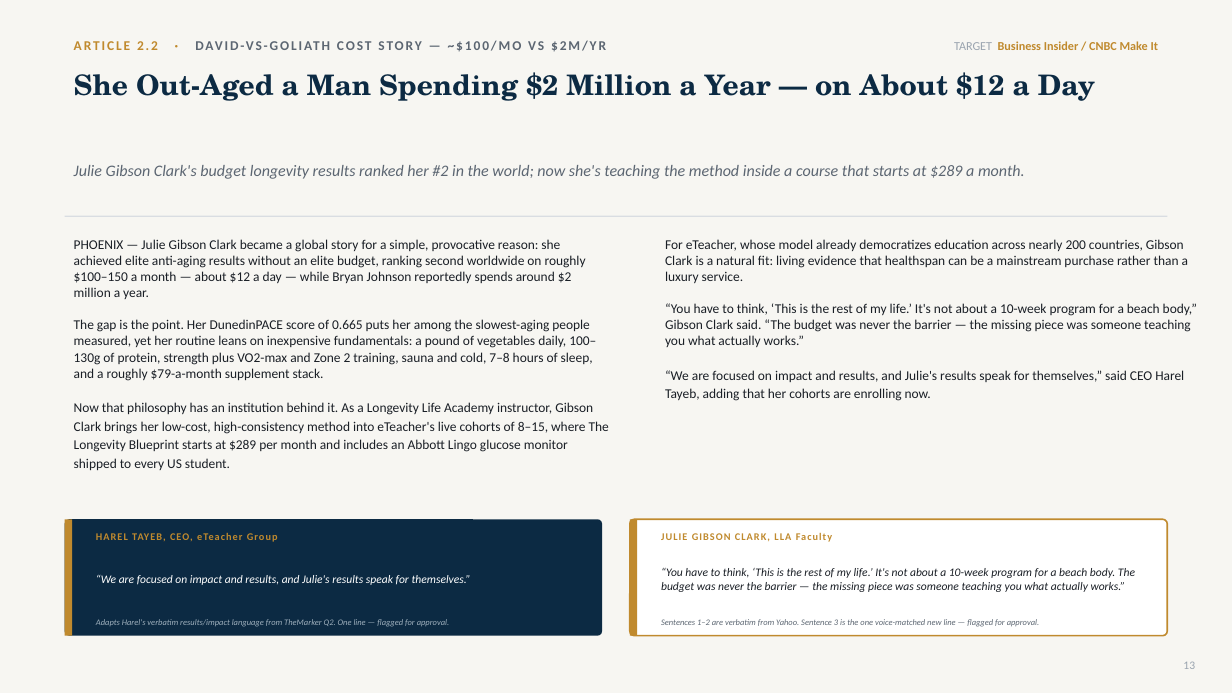
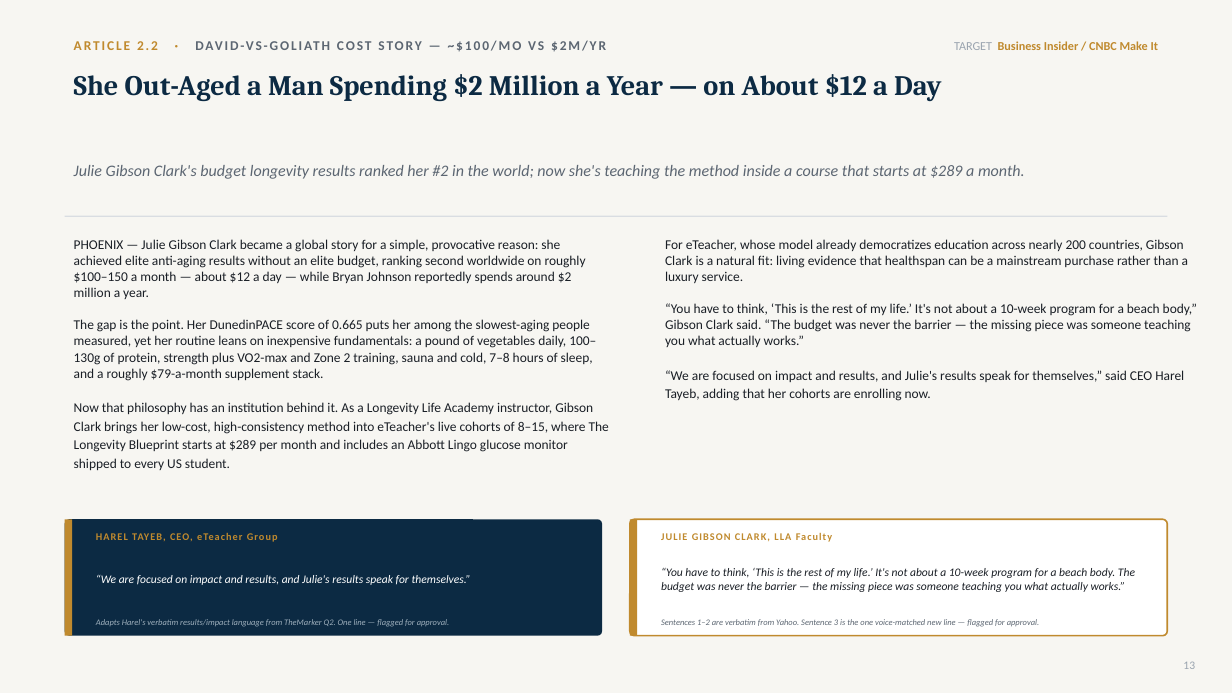
Before and after one commit to gitteromri-ux/eteacher-longevity-pr-campaign, a slide deck: slide 13 of eTeacher_Longevity_PR_Campaign.pptx. Drawn at 1232x693 pixels with LibreOffice and Linux fonts; fonts in the diff are those of the drawing. Boxes give left, top, right and bottom in pixels: in the first picture for what was removed or moved away, otherwise in the second. Text is boxed around its words. In the diff, an @@ line names an element or a change of style, - is before the commit and + after.

```diff
--- a/eTeacher_Longevity_PR_Campaign.pptx
+++ b/eTeacher_Longevity_PR_Campaign.pptx
@@ text "She Out-Aged a Man Spending ..." at (x1=74, y1=74, x2=941, y2=101): font TeX Gyre Schola to Cambria @@
```
Also in this commit, not shown: 29 other slides changed.
